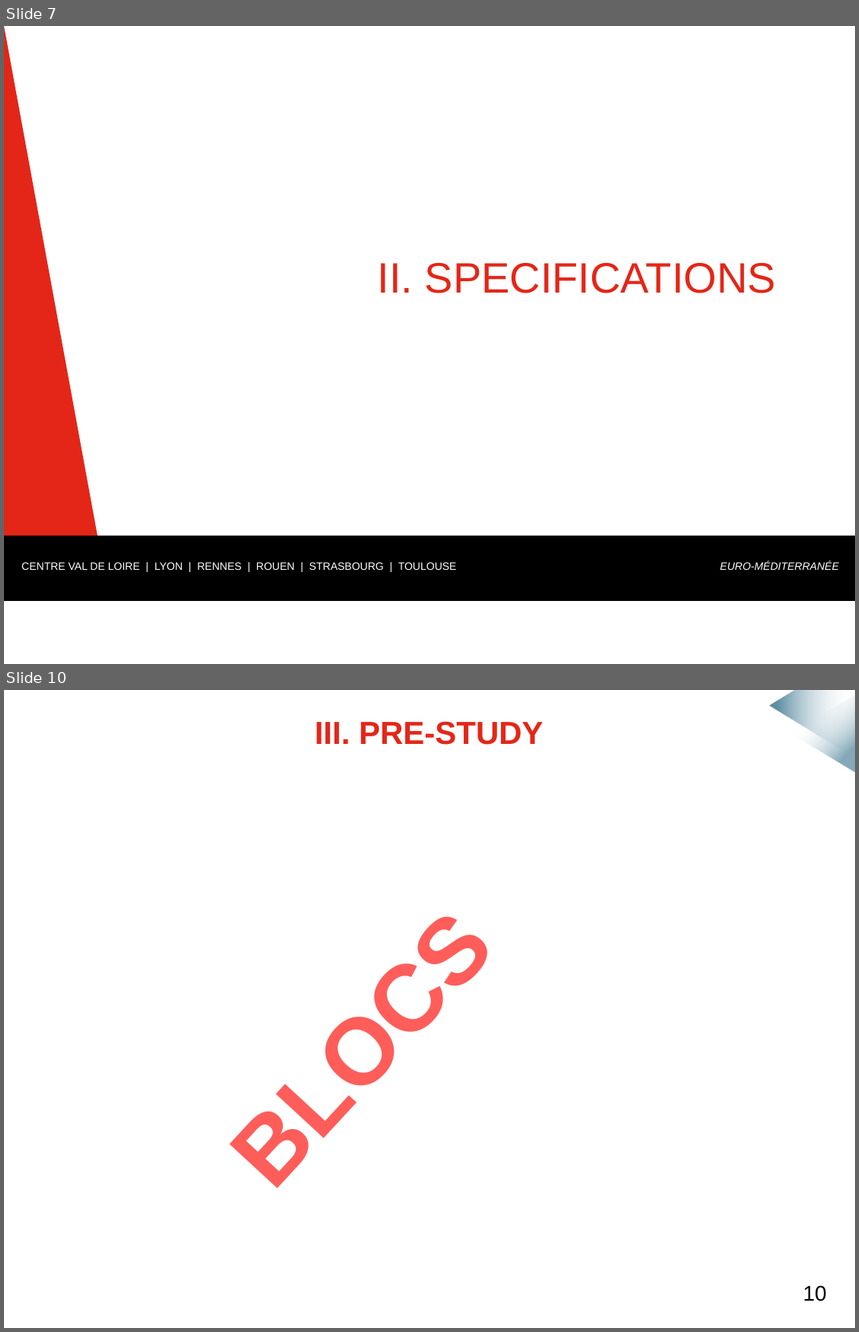
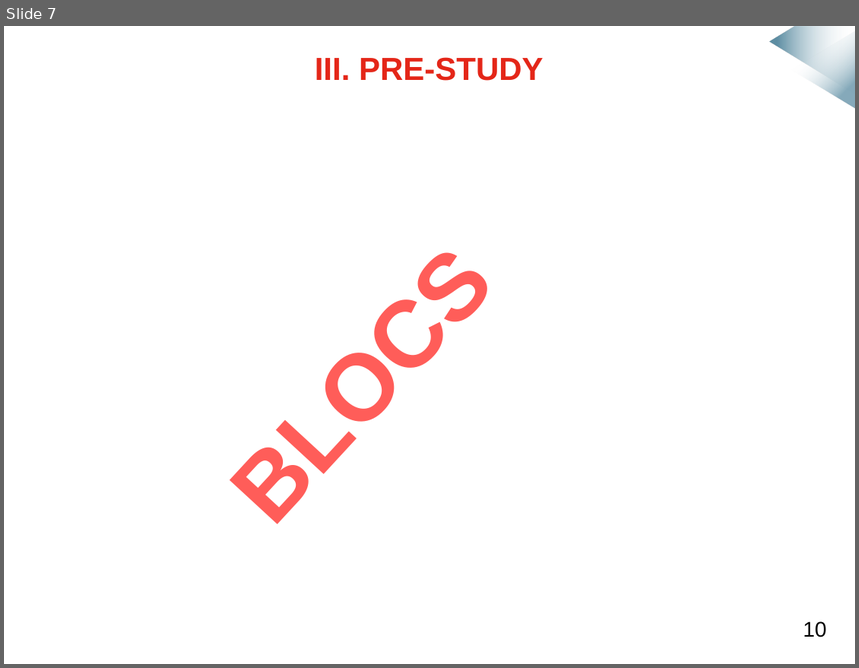
Before and after one commit to mmeven/EP_Domotique_Tablette, a slide deck: Rendu/Diapo_prototype_janvier.pptx. Shown one above the other, each under a label of ours: slides 7 and 10 before the commit, slide 7 after it; the slides between them are not shown. The pictures are 859x1332 and 859x668 pixels, drawn with LibreOffice and Linux fonts; fonts in the diff are those of the drawing; background and template pictures are left out. Boxes give left, top, right and bottom in pixels: in the first picture for what was removed or moved away, otherwise in the second. Text is boxed around its words. In the diff, an @@ line names an element or a change of style, - is before the commit and + after.

```diff
--- a/Rendu/Diapo_prototype_janvier.pptx
+++ b/Rendu/Diapo_prototype_janvier.pptx
@@ slide 7 removed at box(4, 26, 855, 664), background #FFFFFF; not listed: 2 template elements that a slide beside it also shows @@
@@ right triangle removed at box(4, 26, 120, 664) @@
@@ right triangle removed at box(253, 26, 369, 664) @@
@@ rectangle removed at box(766, 26, 855, 158) @@
@@ title removed at box(378, 263, 776, 294) @@
-II. SPECIFICATIONS
@@ rectangle removed at box(4, 536, 855, 601) @@
@@ text removed at box(21, 563, 457, 570) @@
-CENTRE VAL DE LOIRE | LYON | RENNES | ROUEN | STRASBOURG | TOULOUSE
@@ text removed at box(720, 562, 838, 570) @@
-EURO-MÉDITERRANÉE
@@ rectangle removed at box(4, 601, 855, 664) @@
@@ what was slide 10 is now slide 7 @@
```
Also in this commit, not shown: 9 slides changed, 1 slide added, 3 other slides removed.
